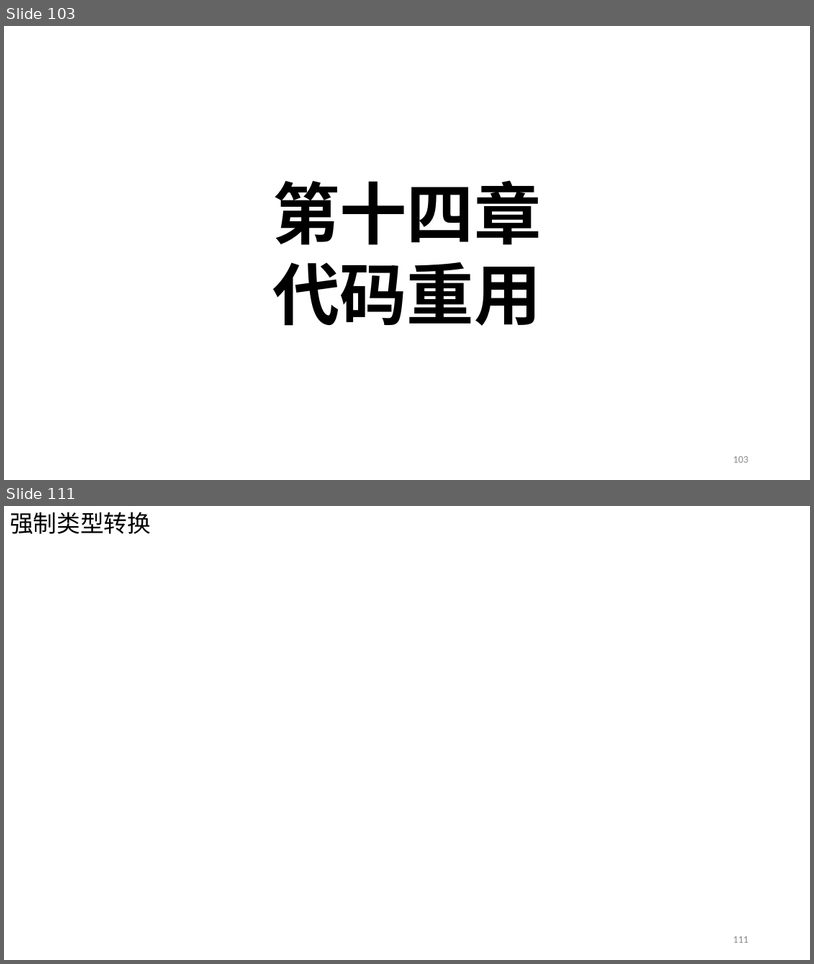
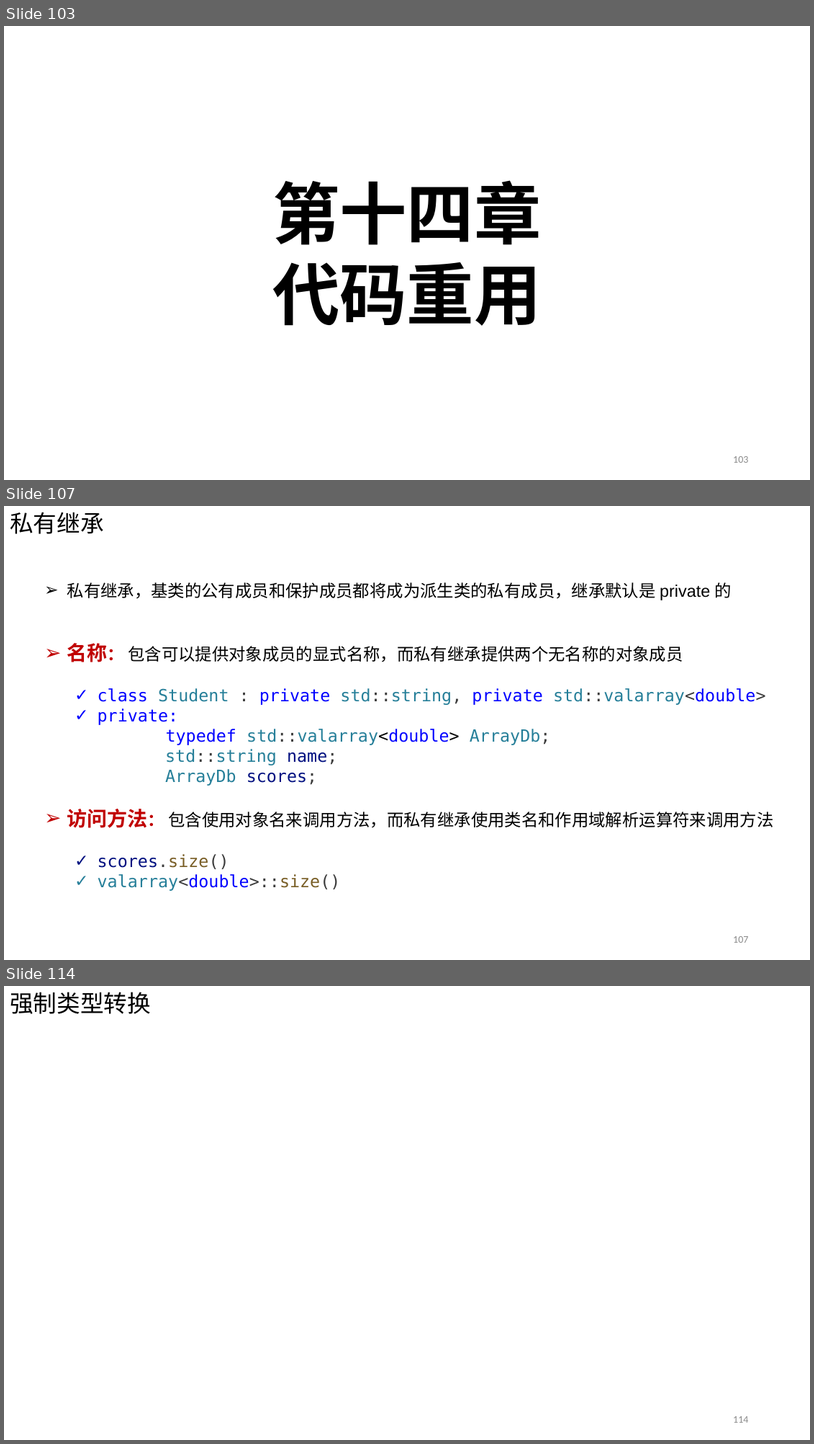
Before and after one commit to Chao200/CPP_Primer_Plus, a slide deck: C++ Primer Plus.pptx. Shown one above the other, each under a label of ours: slides 103 and 111 before the commit, slides 103, 107 and 114 after it; the slides between them are not shown. The pictures are 814x964 and 814x1444 pixels, drawn with LibreOffice and Linux fonts; fonts in the diff are those of the drawing. Boxes give left, top, right and bottom in pixels: in the first picture for what was removed or moved away, otherwise in the second. Text is boxed around its words. In the diff, an @@ line names an element or a change of style, - is before the commit and + after.

Commit message:
add 14.4

```diff
--- a/C++ Primer Plus.pptx
+++ b/C++ Primer Plus.pptx
@@ slide 107 added at (x1=4, y1=506, x2=810, y2=960), background #FFFFFF @@
@@ text added at (x1=10, y1=512, x2=104, y2=534), 28 pt, text #000000 @@
+私有继承
@@ text added at (x1=67, y1=582, x2=774, y2=890), 20 pt, text #000000 @@
+➢ 私有继承，基类的公有成员和保护成员都将成为派生类的私有成员，继承默认是 private 的
+➢ 名称： 包含可以提供对象成员的显式名称，而私有继承提供两个无名称的对象成员
+  ✓ class Student : private std::string, private std::valarray<double>
+  ✓ private:
+typedef std::valarray<double> ArrayDb;
+std::string name;
+ArrayDb scores;
+➢ 访问方法： 包含使用对象名来调用方法，而私有继承使用类名和作用域解析运算符来调用方法
+  ✓ scores.size()
+  ✓ valarray<double>::size()
@@ page number added at (x1=733, y1=936, x2=748, y2=942), 12 pt, text #8C8C8C @@
+107
@@ what was slide 111 is now slide 114 @@
@@ page number at (x1=733, y1=1416, x2=748, y2=1422): text changed @@
-111
+114
```
Also in this commit, not shown: 2 slides changed, 7 other slides added, 5 slides removed.
